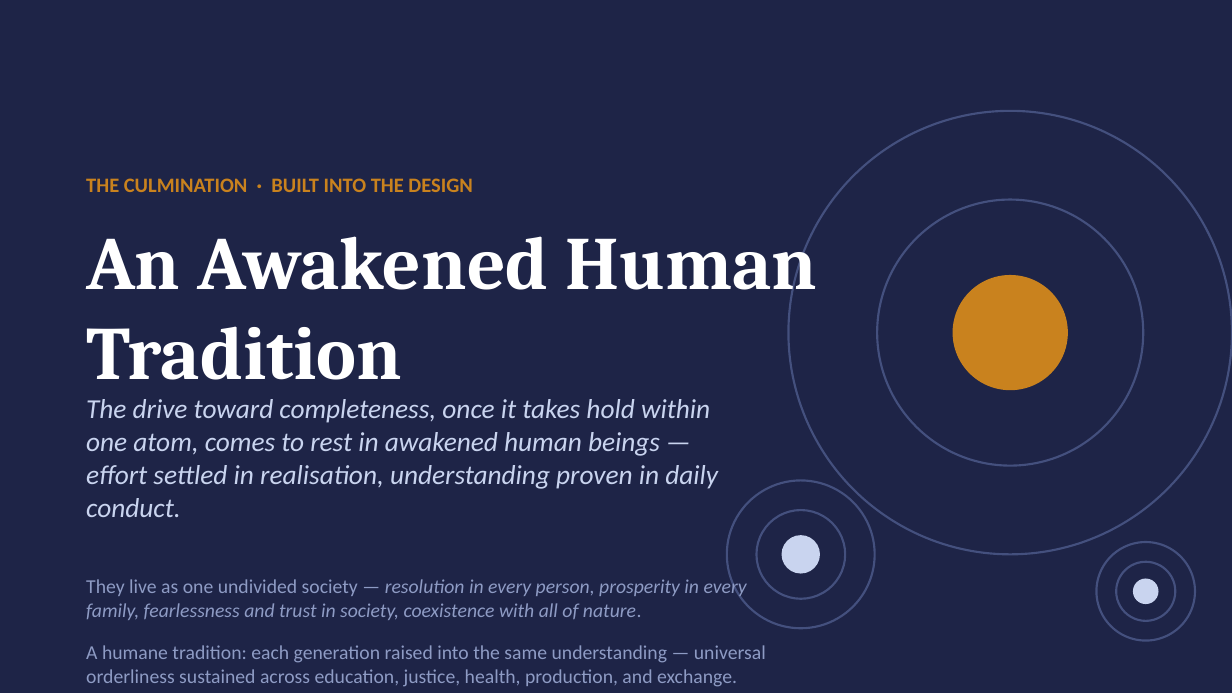
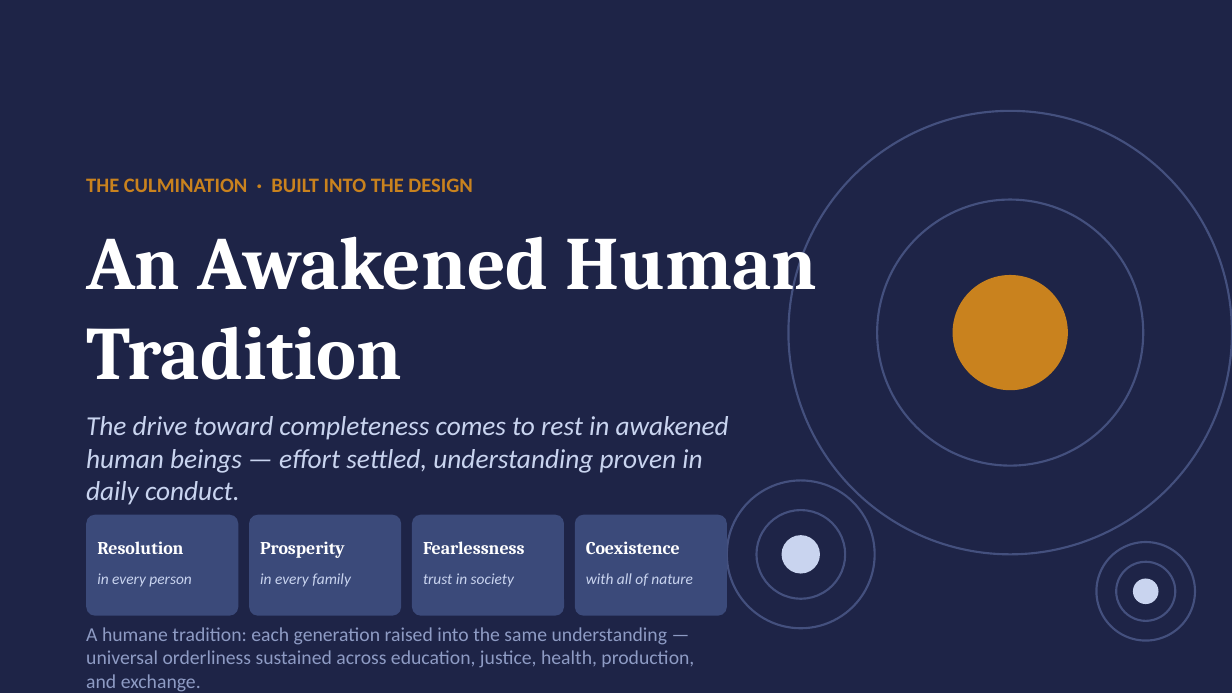
Before and after one commit to raghavamohan/AnalyticMadhyasthDarshan, a slide deck: slide 21 of Studies/The-Ontology-of-Coexistence/The-Ontology-of-Existence-Madhyasth-Darshan.pptx (slide 20 before the commit). Drawn at 1232x693 pixels with LibreOffice and Linux fonts; fonts in the diff are those of the drawing. Boxes give left, top, right and bottom in pixels: in the first picture for what was removed or moved away, otherwise in the second. Text is boxed around its words. In the diff, an @@ line names an element or a change of style, - is before the commit and + after.

```diff
--- a/Studies/The-Ontology-of-Coexistence/The-Ontology-of-Existence-Madhyasth-Darshan.pptx
+++ b/Studies/The-Ontology-of-Coexistence/The-Ontology-of-Existence-Madhyasth-Darshan.pptx
@@ text at [86,416,729,505]: text changed @@
-The drive toward completeness, once it takes hold within one atom, comes to rest in awakened human beings — effort settled in realisation, understanding proven in daily conduct.
+The drive toward completeness comes to rest in awakened human beings — effort settled, understanding proven in daily conduct.
@@ rounded rectangle added at [86,515,238,616], fill #3B4A7A @@
@@ rounded rectangle added at [249,515,400,616], fill #3B4A7A @@
@@ rounded rectangle added at [411,515,563,616], fill #3B4A7A @@
@@ rounded rectangle added at [575,515,727,616], fill #3B4A7A @@
@@ text added at [97,541,183,554], 10.5 pt, text #FFFFFF, bold @@
+Resolution
@@ text added at [260,541,345,558], 10.5 pt, text #FFFFFF, bold @@
+Prosperity
@@ text added at [423,541,525,554], 10.5 pt, text #FFFFFF, bold @@
+Fearlessness
@@ text added at [586,541,680,554], 10.5 pt, text #FFFFFF, bold @@
+Coexistence
@@ text removed at [86,577,747,620] @@
-They live as one undivided society — resolution in every person, prosperity in every family, fearlessness and trust in society, coexistence with all of nature.
@@ text added at [97,573,191,587], 9 pt, text #C9D4EF, italic @@
+in every person
@@ text added at [260,573,351,587], 9 pt, text #C9D4EF, italic @@
+in every family
@@ text added at [423,573,514,587], 9 pt, text #C9D4EF, italic @@
+trust in society
@@ text added at [586,573,693,586], 9 pt, text #C9D4EF, italic @@
+with all of nature
@@ text "A humane tradition: each generation ..." rewrapped from [86,645,766,687] to [86,627,694,692] @@
```
Also in this commit, not shown: 5 other slides changed, 4 slides added, 3 slides removed.
